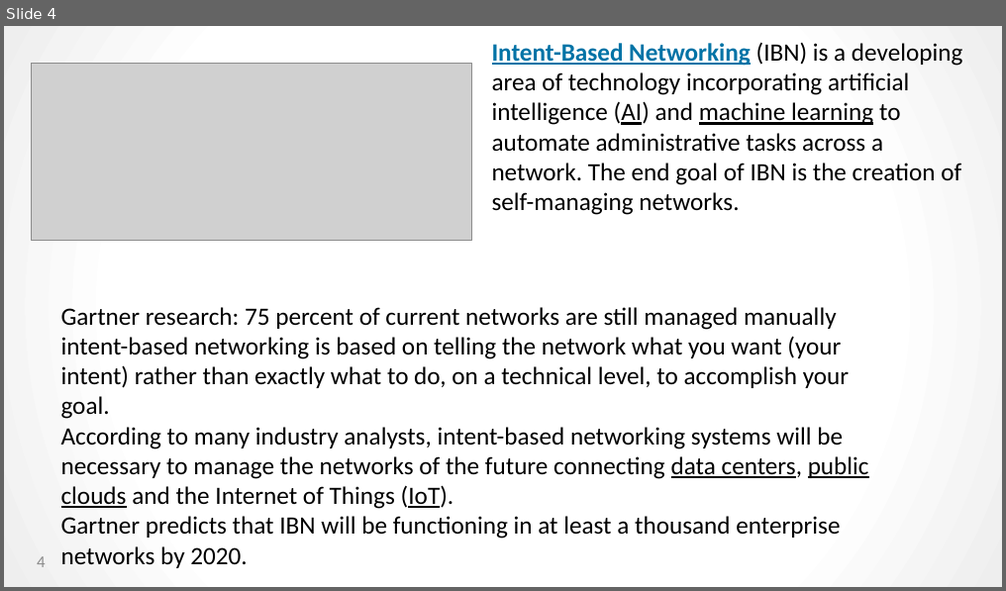
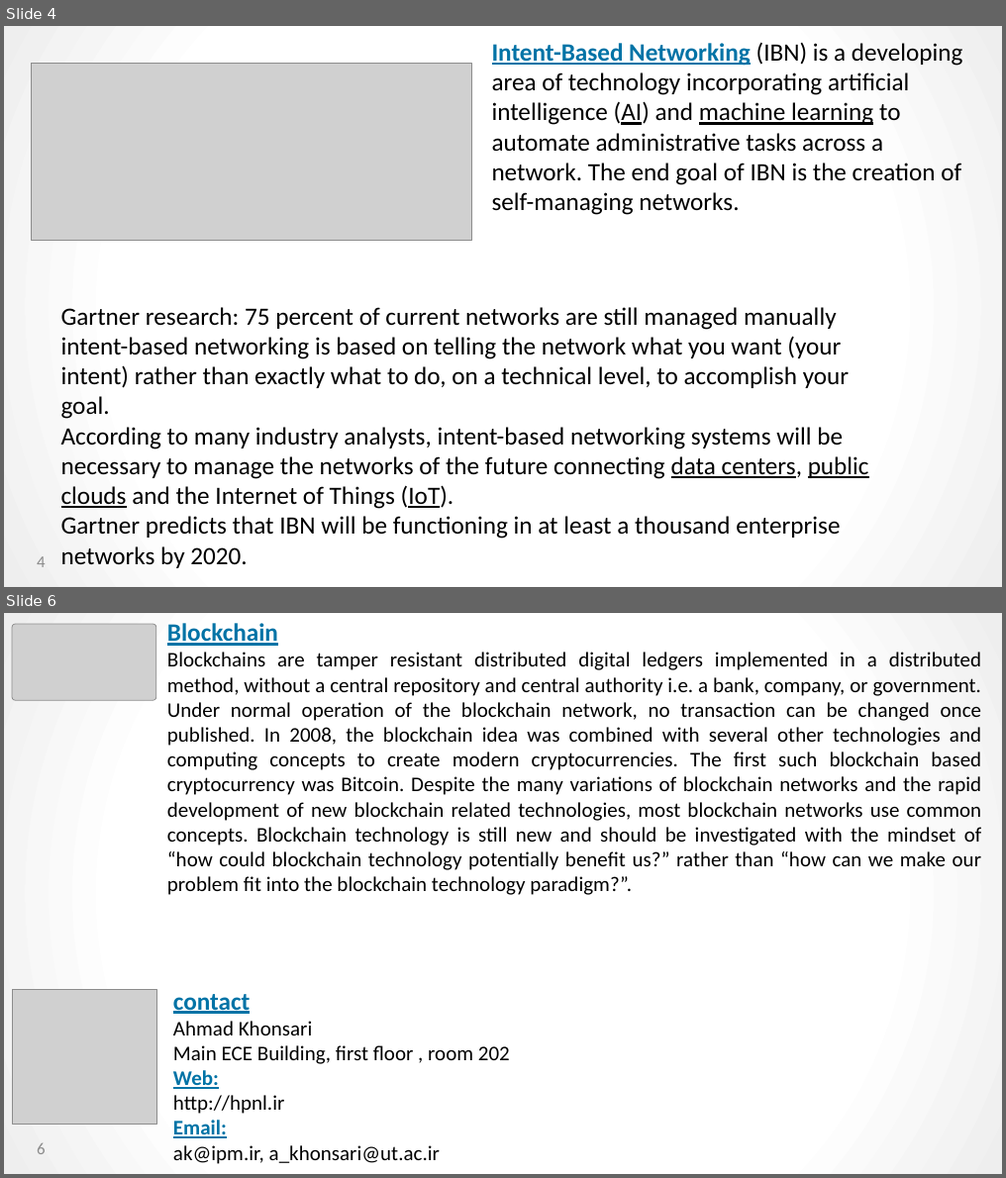
Before and after one commit to HPNL/hpnl.github.io, a slide deck: files/Intro-HPNL.pptx. Shown one above the other, each under a label of ours: slide 4 before the commit, slides 4 and 6 after it; the slides between them are not shown. The pictures are 1006x591 and 1006x1178 pixels, drawn with LibreOffice and Linux fonts; fonts in the diff are those of the drawing; grey boxes stand for pictures. Boxes give left, top, right and bottom in pixels: in the first picture for what was removed or moved away, otherwise in the second. Text is boxed around its words. In the diff, an @@ line names an element or a change of style, - is before the commit and + after.

```diff
--- a/files/Intro-HPNL.pptx
+++ b/files/Intro-HPNL.pptx
@@ slide 6 added at [4,613,1002,1174], background gradient #FFFFFF to #EEEEEE @@
@@ picture added at [12,624,156,700] @@
@@ text added at [167,623,982,895], 20 pt, text #000000 @@
+Blockchain
+Blockchains are tamper resistant distributed digital ledgers implemented in a distributed method, without a central repository and central authority i.e. a bank, company, or government. Under normal operation of the blockchain network, no transaction can be changed once published. In 2008, the blockchain idea was combined with several other technologies and computing concepts to create modern cryptocurrencies. The first such blockchain based cryptocurrency was Bitcoin. Despite the many variations of blockchain networks and the rapid development of new blockchain related technologies, most blockchain networks use common concepts. Blockchain technology is still new and should be investigated with the mindset of “how could blockchain technology potentially benefit us?” rather than “how can we make our problem fit into the blockchain technology paradigm?”.
@@ picture added at [12,989,156,1124] @@
@@ text added at [173,994,510,1164], 20 pt, text #000000 @@
+contact
+Ahmad Khonsari
+Main ECE Building, first floor , room 202
+Web:
+http://hpnl.ir
+Email:
+ak@ipm.ir, a_khonsari@ut.ac.ir
@@ page number added at [37,1144,45,1155], 16 pt, text #8C8C8C @@
+6
```
Also in this commit, not shown: 1 slide changed.
